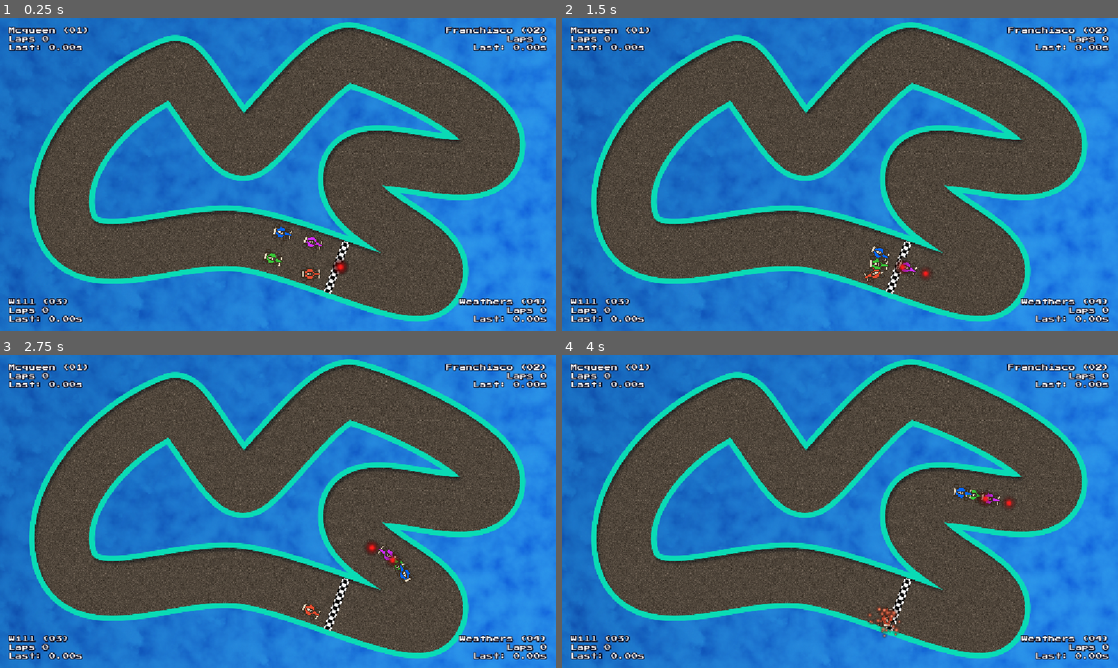
Above: before the commit, frames 1-4 (two rows, left to right).
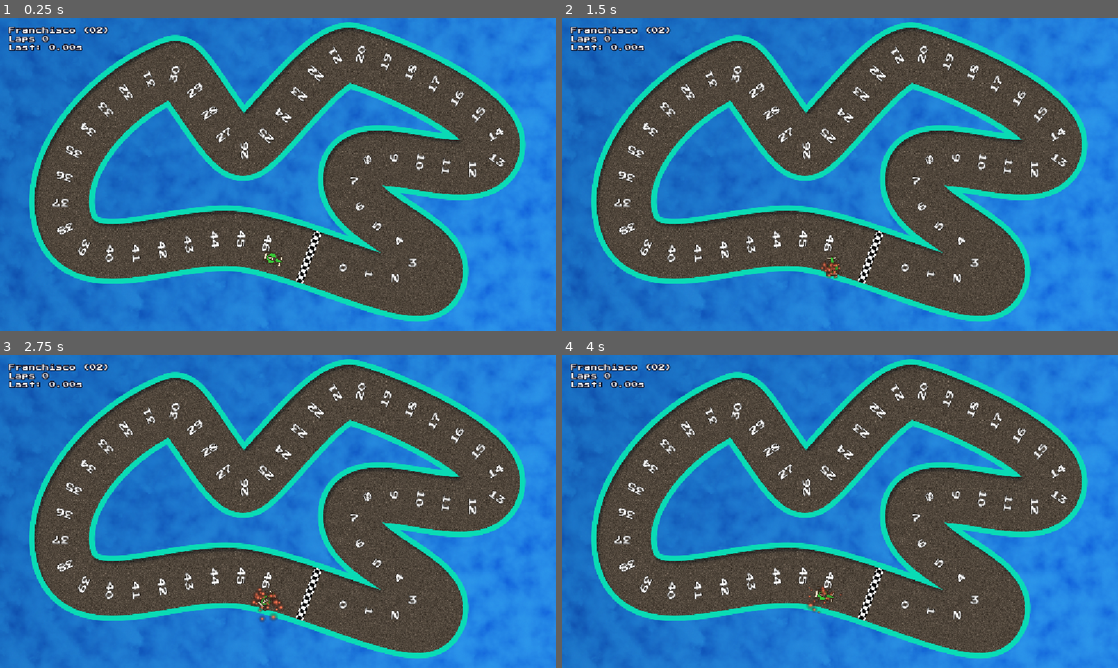
Above: after the commit, the same moments.

Repository: koreem-ahmed/mad-racer
Game: Godot game, scene res://scenes/Tracks/Monaco.tscn
Same seed, same stepped clock (60 frames per second), same inputs: the game is played once before the commit and once after it.
Inputs (mouse positions are in pixels of both pictures, inside the frame that each line leads up to):
- Up to frame 1 (0.25 s): no input
- Up to frame 2 (1.5 s): tap Enter at 0.5 s; move the mouse to (962, 158) at 0.52 s; hold Right (ui_right) 0.53-1.28 s; hold S (Start) 0.53-1.28 s; click (962, 158) at 0.67 s; move the mouse to (728, 190) at 1.27 s; hold Down from 1.28 s (still down); click (728, 190) at 1.35 s
- Up to frame 3 (2.75 s): tap S (Start) at 1.55 s; move the mouse to (333, 442) at 2.02 s; release Down at 2.03 s; hold Right (ui_right) from 2.03 s (still down); hold S (Start) from 2.03 s (still down)
- Up to frame 4 (4 s): move the mouse to (812, 574) at 2.77 s; release Right (ui_right) at 2.78 s; release S (Start) at 2.78 s; hold Up (ui_up) 2.78-3.53 s; tap Alt at 2.85 s; click (812, 574) at 2.92 s; tap S (Start) at 3.05 s; move the mouse to (1006, 558) at 3.52 s; hold Left (ui_left) from 3.53 s (still down); hold S (Start) from 3.53 s (still down); tap Shift at 3.6 s

The runs differ from the first frame. In frame 1, 4.9% of the frame differs, in the area x 1-99%, y 2-98%; in frame 2, 5.1%; in frame 3, 5.3%; in frame 4, 5.2%.

Commit message:
trying to make the deviation woks in ai car
i am just debuging and till now when i make it a positive number it goes straight to wall

Diff:
--- a/scenes/Cars/CpuCar.gd
+++ b/scenes/Cars/CpuCar.gd
@@ -5,6 +5,7 @@
 
 
 @export var debug: bool = true
+@export_range(0,1) var skill: float = 1.0
 @export var waypoint_distance: float = 20.0
 @export var max_top_speed_limit: float = 350.0
 @export var min_top_speed_limit: float = 300.0
@@ -42,14 +43,13 @@
 			max_top_speed_limit,
 			_next_waypoint.next_waypoint.radius_factor
 		)
-		print(target_speed)
-
 
 
 
 func set_next_waypoint(wp: Waypoint) -> void:
 	_next_waypoint = wp
-	targeted_waypoint = wp.global_position
+	#targeted_waypoint = wp.global_position
+	targeted_waypoint = wp.get_target_adjusted(0.1)
 	target_sprite.global_position = targeted_waypoint
 
 
--- a/scenes/Track Processor/TrackProcessor.gd
+++ b/scenes/Track Processor/TrackProcessor.gd
@@ -10,8 +10,9 @@
 const WAYPOINT = preload("res://scenes/Waypoint/WayPoint.tscn")
 
 
-@export var interval: float = 50.0
+@export var interval: float = 55.0
 @export var grid_space: float = 75.0
+@export var max_path_deviation: float = 50.0
 @export var radius_curve: Curve
 
 
@@ -54,6 +55,7 @@
 
 
 
+
 func generate_waypoints(holder: Node) -> void:
 	var path2d: Path2D = get_parent()
 	progress = interval
@@ -65,11 +67,20 @@
 
 	await get_tree().physics_frame
 
+
+func setup_wp_collisions() -> void:
+	for wp in _waypoints:
+		wp.set_collider_data(max_path_deviation)
+
+
+
 func build_waypoin_data(holder: Node) -> void:
 	_waypoints.clear()
 	await generate_waypoints(holder)
 	connect_waypoints()
 	calculate_radius()
+	await get_tree().physics_frame
+	setup_wp_collisions()
 
 	for wp in _waypoints:
 		print(wp)
--- a/scenes/Tracks/Monaco.tscn
+++ b/scenes/Tracks/Monaco.tscn
@@ -6,9 +6,9 @@
 
 [sub_resource type="Curve2D" id="Curve2D_wogib"]
 _data = {
-"points": PackedVector2Array(0, 0, 0, 0, 658, 500, -29.483261, 7.090911, 29.483261, -7.090911, 815, 538, 26.578003, 53.659313, -26.578003, -53.659313, 832, 447, -30.555695, 86.376656, 30.555695, -86.376656, 738, 318, -24.83685, 85.9355, 24.83685, -85.9355, 1034, 282, 58.842976, -9.917356, -58.842976, 9.917356, 718, 68, 50.247932, -1.983471, -50.247932, 1.98 …(238 unchanged characters)…
+"points": PackedVector2Array(-40.97702, -15.416351, 40.97702, 15.416351, 658, 500, -8.771397, -1.3514473, 8.771397, 1.3514473, 764, 529, -14.0197525, 19.908049, 14.0197525, -19.908049, 848, 529, 14.852602, 13.226347, -14.852602, -13.226347, 835, 468, -30.555695, 86.376656, 30.555695, -86.376656, 738, 318, -24.83685, 85.9355, 24.83685, -85.9355, 1034, 282, 58.842976, -9.917356, -58.842976, 9.917356, 711, 71, 50.247932, -1.983471, -50.247932, 1.98 …(238 unchanged characters)…
 }
-point_count = 12
+point_count = 13
 
 [node name="Monaco" unique_id=647559077 instance=ExtResource("1_ag4fu")]
 
@@ -29,7 +29,20 @@
 [node name="track path" parent="." index="3" unique_id=1298881647]
 curve = SubResource("Curve2D_wogib")
 
+[node name="Oil_Dropper" parent="track path" index="0" unique_id=570713592]
+position = Vector2(754.1001, 527.06476)
+rotation = 0.20923518
+
 [node name="Oil_Dropper2" parent="track path" index="1" unique_id=991340226]
-position = Vector2(567.58936, 225.89494)
-rotation = 2.2774482
+position = Vector2(572.85785, 218.11276)
+rotation = 2.2481246
 progress = 1396.8038
+
+[node name="TrackProcessor" parent="track path" index="2" unique_id=1278362240]
+rotation = 0.35983974
+
+[node name="Start_Line" parent="." index="5" unique_id=2084733351]
+position = Vector2(639.0001, 497)
+
+[node name="CPU Car" parent="Cars holder" parent_id_path=PackedInt32Array(1837840757) index="0" unique_id=860932081]
+skill = 1.0
--- a/scenes/Tracks/Track.tscn
+++ b/scenes/Tracks/Track.tscn
@@ -8,9 +8,6 @@
 [ext_resource type="PackedScene" uid="uid://dvaolyrr6a1gs" path="res://scenes/Cars/CpuCar.tscn" id="9_63hka"]
 [ext_resource type="PackedScene" uid="uid://cqs0ea73r6msh" path="res://scenes/Race Controller/RaceController.tscn" id="9_4784h"]
 [ext_resource type="Texture2D" uid="uid://dlry4iqrl31mt" path="res://assets/levels/Images/CarGreen.png" id="10_q1gcb"]
-[ext_resource type="Texture2D" uid="uid://dr8u06xrl4yv6" path="res://assets/levels/Images/CarPurple.png" id="10_xosaf"]
-[ext_resource type="PackedScene" uid="uid://doox71dhvje0x" path="res://scenes/Cars/PlayerCar.tscn" id="12_182rf"]
-[ext_resource type="Texture2D" uid="uid://pndhsqg7v7iu" path="res://assets/levels/Images/CarBlue.png" id="12_uriw6"]
 [ext_resource type="PackedScene" uid="uid://gxmb4rhrqes4" path="res://scenes/UI/GameUi.tscn" id="14_182rf"]
 [ext_resource type="AudioStream" uid="uid://j5ukorijaeag" path="res://assets/Sounds/8_Bit_Adventure.mp3" id="14_u5gbe"]
 [ext_resource type="PackedScene" uid="uid://c7ikm6i8htbnt" path="res://scenes/Count Down/CountDown.tscn" id="14_uriw6"]
@@ -82,38 +79,18 @@
 
 [node name="Cars holder" type="Node" parent="." unique_id=1837840757]
 
-[node name="Player Car" parent="Cars holder" unique_id=323058446 instance=ExtResource("12_182rf")]
-position = Vector2(645, 530)
-car_name = "Mcqueen"
-car_number = 1
-
 [node name="CPU Car" parent="Cars holder" unique_id=860932081 instance=ExtResource("9_63hka")]
 position = Vector2(565.99994, 499)
 rotation = 0.34785226
 debug = true
+max_top_speed_limit = 350.0
+min_top_speed_limit = 300.0
+max_bottom_speed_limit = 120.0
+min_bottom_speed_limit = 80.0
+speed_reaction = 2.0
 car_texture = ExtResource("10_q1gcb")
 car_name = "Franchisco"
 car_number = 2
-
-[node name="CPU Car2" parent="Cars holder" unique_id=1081522855 instance=ExtResource("9_63hka")]
-position = Vector2(648.99994, 465)
-rotation = 0.3520755
-debug = true
-max_speed_limit = 320.0
-min_speed_limit = 250.0
-car_texture = ExtResource("10_xosaf")
-car_name = "Will"
-car_number = 3
-
-[node name="CPU Car3" parent="Cars holder" unique_id=439395284 instance=ExtResource("9_63hka")]
-position = Vector2(586.00006, 445.00003)
-rotation = 0.26118234
-debug = true
-max_speed_limit = 260.0
-min_speed_limit = 200.0
-car_texture = ExtResource("12_uriw6")
-car_name = "Weathers"
-car_number = 4
 
 [node name="RaceController" parent="." unique_id=1426071283 instance=ExtResource("9_4784h")]
 total_laps = 2
--- a/scenes/Waypoint/WayPoint.gd
+++ b/scenes/Waypoint/WayPoint.gd
@@ -5,11 +5,18 @@
 
 
 const MAX_RADIUS: float = 300.0
-
+const COLLISION_MARGIN: float = 10.0
 
 @onready var right_collision: RayCast2D = $Right_Collision
 @onready var left_collision: RayCast2D = $Left_Collision
 @onready var debuging_label: Label = $Label_for_debug
+
+
+var left_coll_dist: float = 0.0
+var right_coll_dist: float = 0.0
+var left_coll_dir: Vector2 = Vector2.ZERO
+var right_coll_dir: Vector2 = Vector2.ZERO
+var _max_path_deviation: float = 50.0
 
 
 var radius: float = MAX_RADIUS:
@@ -26,13 +33,13 @@
 
 var next_waypoint: Waypoint:
 	get:
-		if !next_waypoint: printerr("WP %d no next_waypoint!!" % number)
+		if !next_waypoint: print("WP %d no next_waypoint!!" % number)
 		return next_waypoint
 
 
 var prev_waypoint: Waypoint:
 	get:
-		if !prev_waypoint: printerr("WP %d no prev_waypoint!!" % number)
+		if !prev_waypoint: print("WP %d no prev_waypoint!!" % number)
 		return prev_waypoint
 
 
@@ -48,7 +55,6 @@
 	var b: float = global_position.distance_to(next_waypoint.global_position)
 	var c: float = next_waypoint.global_position.distance_to(prev_waypoint.global_position)
 	var s: float = (a + b + c) / 2
-
 	var area:float = sqrt( max( s * (s - a) * (s - b) * (s - c), 0.0) )
 
 	if !is_zero_approx(area):
@@ -62,8 +68,43 @@
 	radius_factor = radius_curve.sample(t)
 
 
+func set_collider_data(max_path_deviation: float) -> void:
+	_max_path_deviation = max_path_deviation
+
+	left_coll_dist = left_collision.target_position.length()
+	right_coll_dist = right_collision.target_position.length()
+
+	if left_collision.is_colliding():
+		var col_point: Vector2 = left_collision.get_collision_point()
+		left_coll_dist = global_position.distance_to(col_point) - COLLISION_MARGIN
+		left_coll_dist = max(0, left_coll_dist)
+
+	if left_collision.is_colliding():
+		var col_point: Vector2 = right_collision.get_collision_point()
+		right_coll_dist = global_position.distance_to(col_point) - COLLISION_MARGIN
+		right_coll_dist = max(0, right_coll_dist)
+
+	left_coll_dir = Vector2.LEFT.rotated(rotation)
+	right_coll_dir = Vector2.RIGHT.rotated(rotation)
+
+
+func get_target_adjusted(weight: float) -> Vector2:
+	if is_zero_approx(weight): return global_position
+
+	if weight > 0.0:
+		var deviation: float = weight * right_coll_dist
+		deviation = clampf(deviation, -_max_path_deviation, _max_path_deviation)
+		return right_coll_dir * deviation * global_position
+	else:
+		var deviation: float = weight * left_coll_dist
+		deviation = clampf(deviation, -_max_path_deviation, _max_path_deviation)
+
+		return global_position - left_coll_dir * deviation
+
+
+
 func _to_string() -> String:
-	return "%d next:%d prev:%d rad:%.2f fac:%.2f" % [
+	return "%d next:%d prev:%d rad:%.2f fac:%.2f lcd: %.2f rcd: %.2f" % [
 		number, next_waypoint.number, prev_waypoint.number,
-		radius, radius_factor
+		radius, radius_factor, left_coll_dist, right_coll_dist
 		]
--- a/scenes/Waypoint/WayPoint.tscn
+++ b/scenes/Waypoint/WayPoint.tscn
@@ -25,12 +25,11 @@
 collide_with_bodies = false
 
 [node name="Label_for_debug" type="Label" parent="." unique_id=815006212]
-visible = false
 offset_left = -17.0
 offset_top = -9.0
 offset_right = 19.0
 offset_bottom = 11.0
-text = "00"
+text = "01"
 label_settings = SubResource("LabelSettings_ucng7")
 horizontal_alignment = 1
 vertical_alignment = 1
